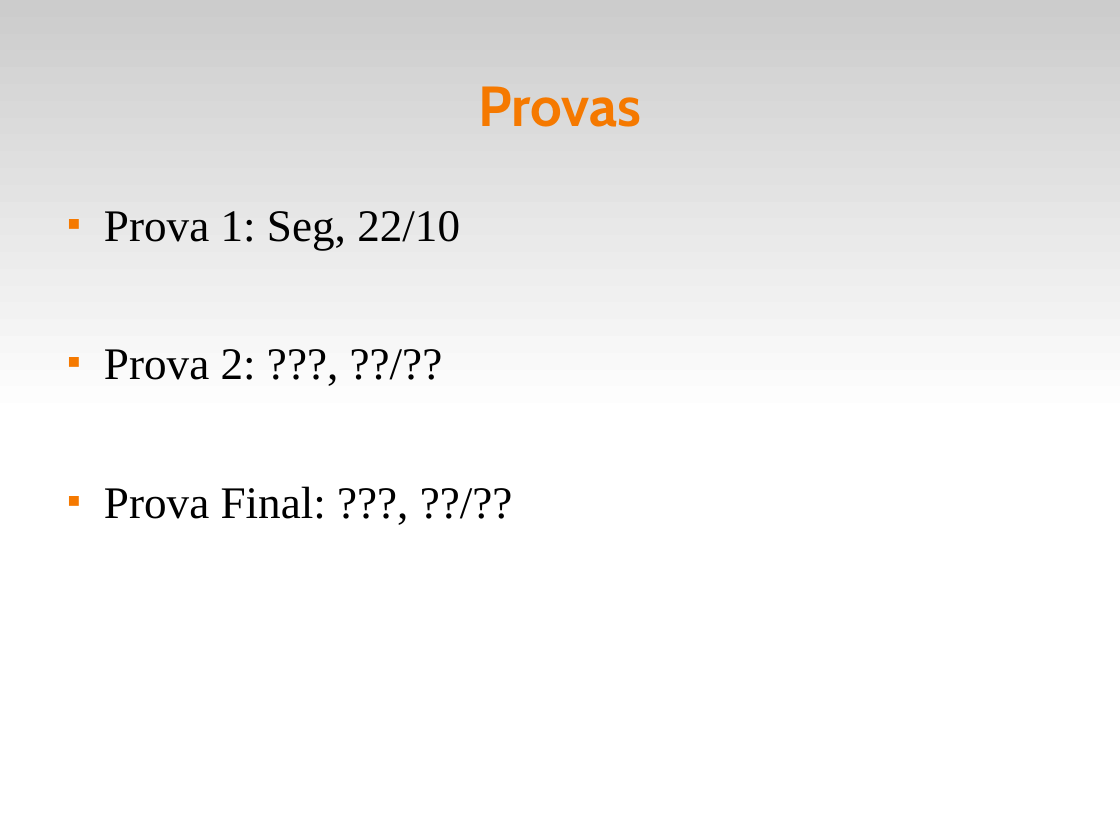
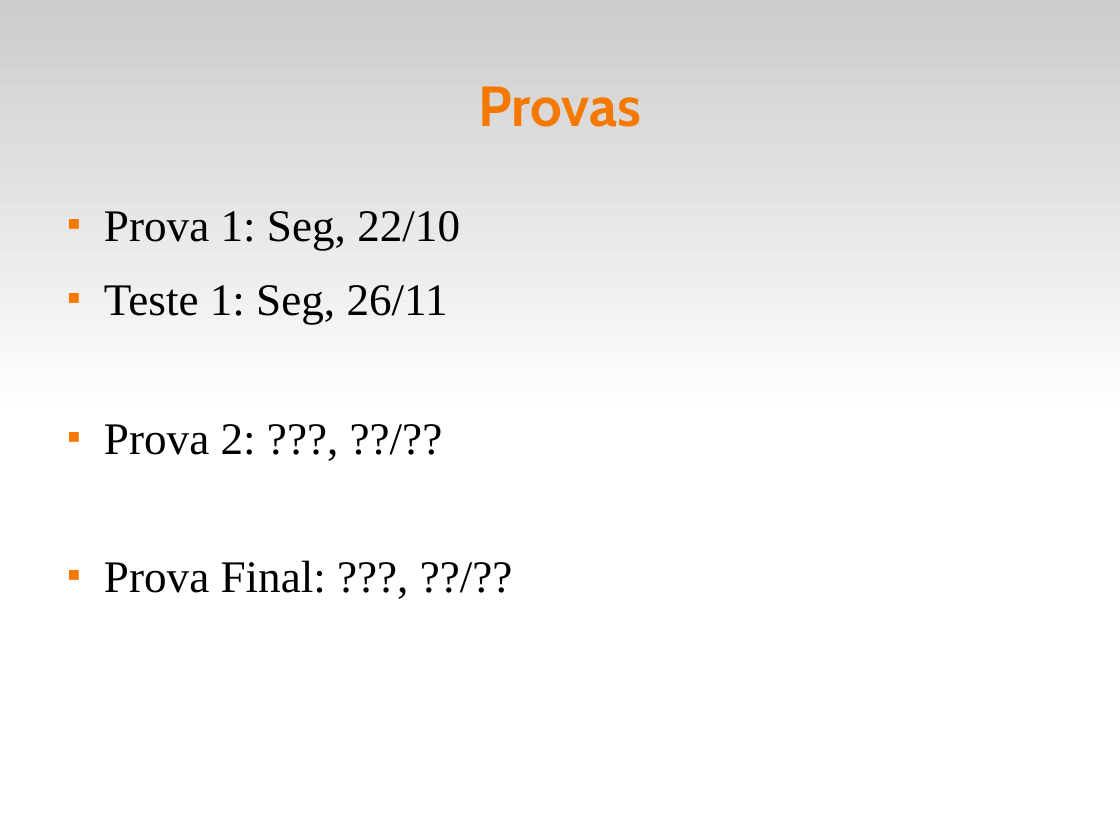
Before and after one commit to fsantanna-uerj/LP1, a slide deck: slide 8 of Slides/lp1-00-intro.odp. Drawn at 1120x840 pixels with LibreOffice and Linux fonts; fonts in the diff are those of the drawing. Boxes give left, top, right and bottom in pixels: in the first picture for what was removed or moved away, otherwise in the second. Text is boxed around its words. In the diff, an @@ line names an element or a change of style, - is before the commit and + after.

```diff
--- a/Slides/lp1-00-intro.odp
+++ b/Slides/lp1-00-intro.odp
@@ text at [104,285,448,325]: paragraph added @@
+■ Teste 1: Seg, 26/11
```
Also in this commit, not shown: 2 other files.
